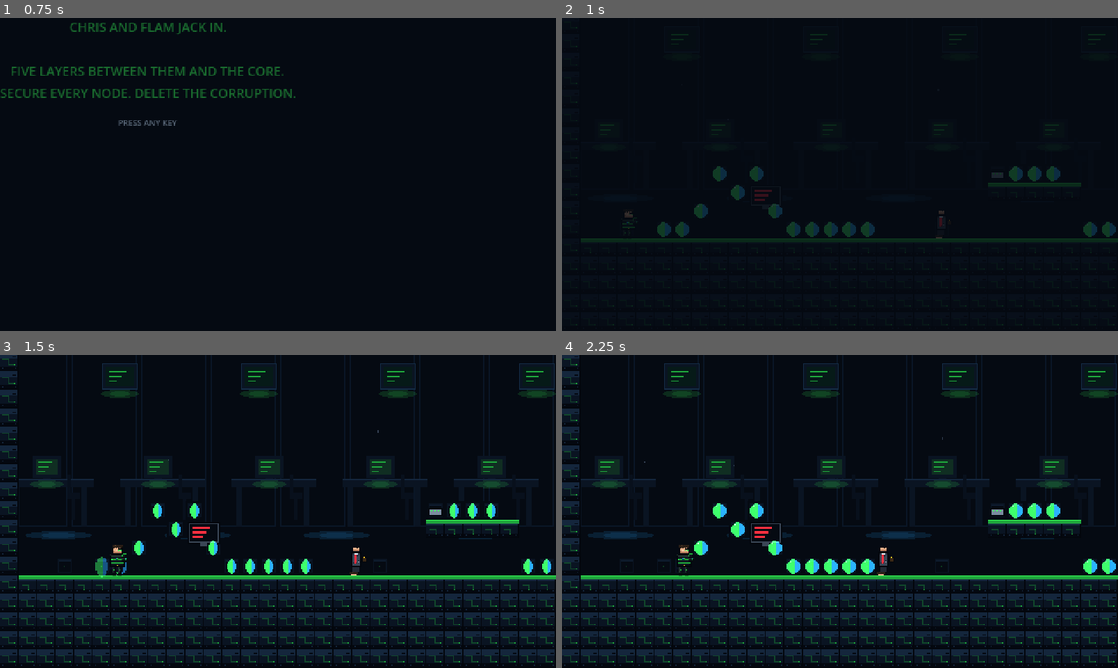
Above: before the commit, frames 1-4 (two rows, left to right).
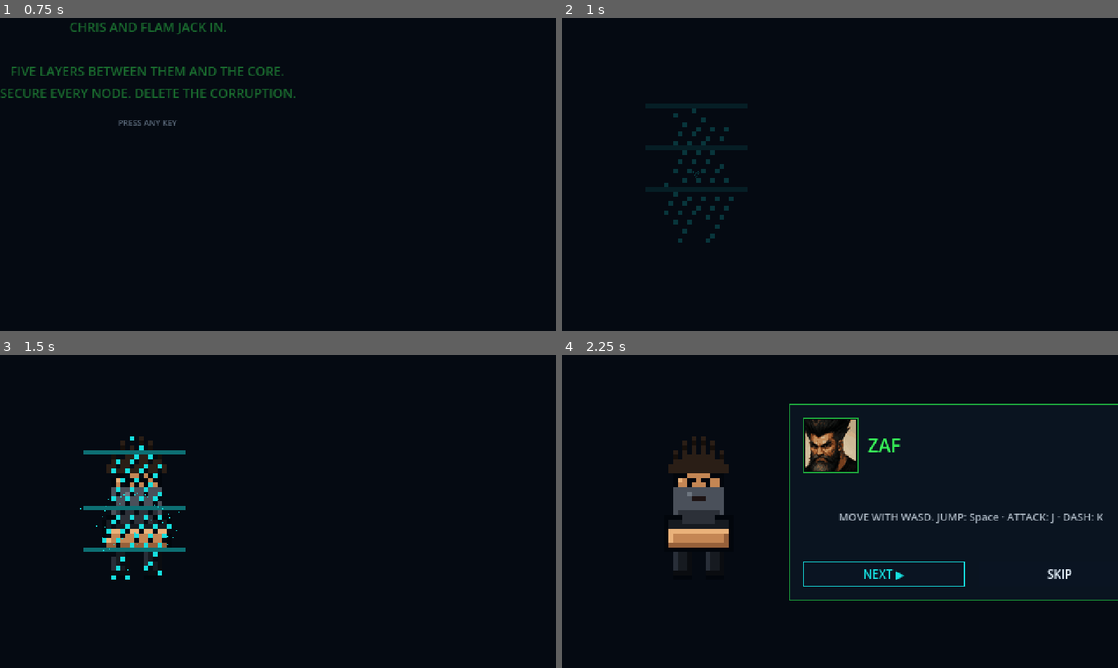
Above: after the commit, the same moments.

Repository: Flam-John/Credia-Guardians
Game: Godot game, scene res://scenes/ui/intro_cutscene.tscn
Two runs of this game, one before a commit and one after it. Both use one fixed random seed, a clock stepped at 60 frames per second and the inputs below. This scene is started directly instead of the project's main scene.
Inputs (mouse positions are in pixels of both pictures, inside the frame that each line leads up to):
- Up to frame 1 (0.75 s): tap Enter at 0.5 s; move the mouse to (400, 158) at 0.52 s; hold D (move_right) from 0.53 s (still down); tap J (attack) at 0.6 s; click (400, 158) at 0.67 s
- Up to frame 2 (1 s): keep holding D (move_right); tap Space (jump) at 0.77 s; tap K (dash) at 0.8 s
- Up to frame 3 (1.5 s): tap Space (jump) at 1.07 s; release D (move_right) at 1.25 s; drag from (166, 527) to (433, 511) at 1.27 s
- Up to frame 4 (2.25 s): click (884, 574) at 2 s, where only the run after the commit has a clickable "NEXT ▶"

Frame 1 is identical in both runs. In frame 2, 3.8% of the frame differs, in the area x 2-100%, y 2-99%; in frame 3, 19%; in frame 4, 21%, in the area x 0-100%, y 0-100%.

Commit message:
feat: Zaf tutorial cutscene after intro on new runs
Zaf - Chris & Flam's boss - materializes out of the system right after
the intro on NEW GAME (solo or co-op), walks through controls/goal/
collectibles across 5 pages (NEXT/SKIP), then dissolves back into code
and launches stage 1. CONTINUE never sees him (only reachable via the
intro, which only fresh saves visit).

- pixel Zaf sheet (32x32): 6-frame digital materialize (pixel-threshold
  reveal with a cyan resolve pass + roaming glitch scanlines, reversed
  to depart), 4-frame idle, 4-frame talk (crossed arms / gesture, mouth
  flash) - tools/artgen/generate_placeholders.py gen_zaf_sheet
- dialog portrait extracted from the user's Zaf concept art (Downloads),
  same cover-crop pipeline as the hero portraits - extract_from_key_art
  make_zaf_portrait, wired into generate_placeholders main() with the
  same fallback-to-committed-art guard as Chris/Flam when the source
  photo is missing
- zaf_tutorial.gd: Timer-driven phase machine (ENTER/TALK/LEAVE), cyan
  CPUParticles2D burst on each transition, ai_teleport sfx, controls
  page reads LIVE key bindings (P2's too, in co-op) via SettingsApplier
  - stage_launcher Callable test seam (RespawnController.scene_router
  pattern) so tests never trigger a real scene change
- 6 new tests (materialize gating, next/skip -> exactly one launch,
  idempotent finish, live key text, co-op page) + added to the
  screen-instantiation smoke test
- EL/EN strings for all 5 pages + NEXT/SKIP

Diff:
--- a/assets/i18n/translations.csv
+++ b/assets/i18n/translations.csv
@@ -119,3 +119,11 @@
 — P2 KEYS (CO-OP) —,— P2 KEYS (CO-OP) —,— ΠΛΗΚΤΡΑ P2 (CO-OP) —
 CO-OP,CO-OP,CO-OP
 SOLO,SOLO,SOLO
+ZAF_1,I AM ZAF. YOUR BOSS. THE BANK IS UNDER ATTACK — SO LISTEN UP.,ΕΙΜΑΙ Ο ZAF. ΤΟ ΑΦΕΝΤΙΚΟ ΣΑΣ. Η ΤΡΑΠΕΖΑ ΔΕΧΕΤΑΙ ΕΠΙΘΕΣΗ — ΑΚΟΥΣΤΕ ΠΡΟΣΕΚΤΙΚΑ.
+ZAF_2,MOVE WITH WASD. JUMP: %s · ATTACK: %s · DASH: %s,ΚΙΝΗΣΗ ΜΕ WASD. ΑΛΜΑ: %s · ΕΠΙΘΕΣΗ: %s · DASH: %s
+ZAF_2_COOP,P2 MOVES WITH THE ARROWS. JUMP: %s · ATTACK: %s,Ο P2 ΚΙΝΕΙΤΑΙ ΜΕ ΤΑ ΒΕΛΑΚΙΑ. ΑΛΜΑ: %s · ΕΠΙΘΕΣΗ: %s
+ZAF_3,TURN ON EVERY GREEN NODE. THEY UNLOCK THE VAULT DOOR AT THE END OF EACH STAGE.,ΕΝΕΡΓΟΠΟΙΗΣΤΕ ΟΛΟΥΣ ΤΟΥΣ ΠΡΑΣΙΝΟΥΣ ΚΟΜΒΟΥΣ. ΑΝΟΙΓΟΥΝ ΤΗΝ ΠΟΡΤΑ ΤΟΥ ΘΗΣΑΥΡΟΦΥΛΑΚΙΟΥ ΣΤΟ ΤΕΛΟΣ ΚΑΘΕ ΠΙΣΤΑΣ.
+ZAF_4,GRAB THE COINS. COFFEE HEALS YOU. USB KEYS OPEN LOCKED GATES. STOMP OR STRIKE THE CORRUPT BANKERS.,ΜΑΖΕΨΤΕ ΤΑ ΝΟΜΙΣΜΑΤΑ. Ο ΚΑΦΕΣ ΣΑΣ ΓΙΑΤΡΕΥΕΙ. ΤΑ USB ΚΛΕΙΔΙΑ ΑΝΟΙΓΟΥΝ ΚΛΕΙΔΩΜΕΝΕΣ ΠΥΛΕΣ. ΠΑΤΗΣΤΕ Ή ΧΤΥΠΗΣΤΕ ΤΟΥΣ ΔΙΕΦΘΑΡΜΕΝΟΥΣ ΤΡΑΠΕΖΙΤΕΣ.
+ZAF_5,CLEAR ALL 5 STAGES. BEAT THE CEO. SECURE OUR BANK. NOW GO!,ΚΑΘΑΡΙΣΤΕ ΚΑΙ ΤΙΣ 5 ΠΙΣΤΕΣ. ΝΙΚΗΣΤΕ ΤΟΝ CEO. ΑΣΦΑΛΙΣΤΕ ΤΗΝ ΤΡΑΠΕΖΑ ΜΑΣ. ΕΜΠΡΟΣ!
+NEXT ▶,NEXT ▶,ΕΠΟΜΕΝΟ ▶
+SKIP,SKIP,ΠΑΡΑΛΕΙΨΗ
--- /dev/null
+++ b/scenes/ui/zaf_tutorial.tscn
@@ -0,0 +1,6 @@
+[gd_scene load_steps=2 format=3]
+
+[ext_resource type="Script" path="res://src/ui/zaf_tutorial.gd" id="1"]
+
+[node name="ZafTutorial" type="Control"]
+script = ExtResource("1")
--- a/src/ui/intro_cutscene.gd
+++ b/src/ui/intro_cutscene.gd
@@ -26,7 +26,9 @@
 	_index += 1
 	if _index >= PANELS.size():
 		set_process_unhandled_input(false) # no double-launch
-		GameManager.launch_stage(1, GameManager.character, GameManager.character2)
+		# new runs (the only path through this intro) meet the boss first:
+		# Zaf's tutorial launches stage 1 when he leaves
+		SceneManager.change_scene("res://scenes/ui/zaf_tutorial.tscn")
 	else:
 		_label.text = tr(PANELS[_index])
 		_label.modulate.a = 0.0
--- /dev/null
+++ b/src/ui/zaf_tutorial.gd
@@ -0,0 +1,187 @@
+extends Control
+## Zaf — Chris & Flam's boss — materializes out of the system after the
+## intro on NEW runs (solo or co-op), walks the rookies through the basics
+## (NEXT/SKIP), then dissolves back into code and launches stage 1.
+
+signal finished # tests listen here; the default handler launches stage 1
+
+## Tests inject a spy here instead of a real scene change (same pattern as
+## RespawnController.scene_router). Defaults to the real launch.
+var stage_launcher: Callable = Callable()
+
+const SHEET := preload("res://assets/art/characters/zaf_sheet.png")
+const PORTRAIT := preload("res://assets/art/characters/zaf_portrait.png")
+const FRAME := 32
+const MATERIALIZE_FRAMES := 6
+const TICK := 0.11
+
+enum Phase { ENTER, TALK, LEAVE }
+
+var _pages: Array[String] = []
+var _index := 0
+var _phase := Phase.ENTER
+var _anim := 0
+var _launched := false
+
+var _sprite: TextureRect
+var _atlas: AtlasTexture
+var _panel: Control
+var _text: Label
+var _sparks: CPUParticles2D
+
+
+func _ready() -> void:
+	UIKit.fill_background(self)
+	_pages = [
+		tr("ZAF_1"),
+		_controls_page(),
+		tr("ZAF_3"),
+		tr("ZAF_4"),
+		tr("ZAF_5"),
+	]
+
+	# Zaf, big, left of center — starts on the first materialize frame
+	_atlas = AtlasTexture.new()
+	_atlas.atlas = SHEET
+	_atlas.region = Rect2(0, 0, FRAME, FRAME)
+	_sprite = TextureRect.new()
+	_sprite.texture = _atlas
+	_sprite.texture_filter = CanvasItem.TEXTURE_FILTER_NEAREST
+	_sprite.stretch_mode = TextureRect.STRETCH_SCALE
+	_sprite.size = Vector2(128, 128)
+	_sprite.position = Vector2(52, 70)
+	add_child(_sprite)
+
+	# cyan code-sparks around the materialization point
+	_sparks = CPUParticles2D.new()
+	_sparks.position = _sprite.position + _sprite.size / 2.0
+	_sparks.amount = 40
+	_sparks.lifetime = 0.7
+	_sparks.one_shot = true
+	_sparks.explosiveness = 0.8
+	_sparks.direction = Vector2.UP
+	_sparks.spread = 180.0
+	_sparks.initial_velocity_min = 30.0
+	_sparks.initial_velocity_max = 90.0
+	_sparks.gravity = Vector2(0, 40)
+	_sparks.color = Color(0.09, 0.88, 0.88)
+	add_child(_sparks)
+	_sparks.emitting = true
+
+	_build_panel()
+	_panel.visible = false # Zaf materializes first, then talks
+
+	var ticker := Timer.new()
+	ticker.wait_time = TICK
+	ticker.autostart = true
+	ticker.timeout.connect(_tick)
+	add_child(ticker)
+	AudioManager.play_sfx("ai_teleport")
+
+
+func _build_panel() -> void:
+	var portrait := TextureRect.new()
+	var pt := AtlasTexture.new()
+	pt.atlas = PORTRAIT
+	pt.region = Rect2(0, 0, 48, 48)
+	portrait.texture = pt
+	portrait.texture_filter = CanvasItem.TEXTURE_FILTER_NEAREST
+	portrait.stretch_mode = TextureRect.STRETCH_KEEP
+	var header := HBoxContainer.new()
+	header.add_theme_constant_override(&"separation", 8)
+	header.add_child(portrait)
+	header.add_child(UIKit.title("ZAF", 16))
+
+	_text = UIKit.caption(_pages[0], 9, UIKit.WHITE)
+	_text.custom_minimum_size = Vector2(210, 64)
+	_text.autowrap_mode = TextServer.AUTOWRAP_WORD_SMART
+	_text.vertical_alignment = VERTICAL_ALIGNMENT_CENTER
+
+	var buttons := HBoxContainer.new()
+	buttons.alignment = BoxContainer.ALIGNMENT_CENTER
+	buttons.add_theme_constant_override(&"separation", 12)
+	buttons.add_child(UIKit.button(tr("NEXT ▶"), _on_next))
+	buttons.add_child(UIKit.button(tr("SKIP"), _depart))
+
+	var column := UIKit.menu_column([header, _text, buttons])
+	var framed := UIKit.framed_panel(column)
+	framed.position = Vector2(196, 42)
+	_panel = framed
+	add_child(_panel)
+
+
+## Controls page with the CURRENT key bindings (and P2's in co-op).
+func _controls_page() -> String:
+	var text := tr("ZAF_2") % [
+		SettingsApplier.key_label(&"jump"),
+		SettingsApplier.key_label(&"attack"),
+		SettingsApplier.key_label(&"dash")]
+	if GameManager.is_coop():
+		text += "\n" + tr("ZAF_2_COOP") % [
+			SettingsApplier.p2_key_label(&"jump"),
+			SettingsApplier.p2_key_label(&"attack")]
+	return text
+
+
+func _tick() -> void:
+	match _phase:
+		Phase.ENTER:
+			_anim += 1
+			if _anim >= MATERIALIZE_FRAMES:
+				_phase = Phase.TALK
+				_anim = 0
+				_panel.visible = true
+				UIKit.grab_first_focus(_panel)
+			else:
+				_atlas.region = Rect2(_anim * FRAME, 0, FRAME, FRAME)
+		Phase.TALK:
+			# talk loop while a page is up
+			_atlas.region = Rect2((_anim % 4) * FRAME, 2 * FRAME, FRAME, FRAME)
+			_anim += 1
+		Phase.LEAVE:
+			_anim -= 1
+			if _anim < 0:
+				_sprite.visible = false
+				_finish()
+			else:
+				_atlas.region = Rect2(_anim * FRAME, 0, FRAME, FRAME)
+
+
+func _on_next() -> void:
+	_index += 1
+	if _index >= _pages.size():
+		_depart()
+		return
+	_text.text = _pages[_index]
+	_text.modulate.a = 0.0
+	create_tween().tween_property(_text, "modulate:a", 1.0, 0.25)
+
+
+## Zaf dissolves back into the system (materialize frames reversed).
+func _depart() -> void:
+	if _phase == Phase.LEAVE:
+		return
+	_phase = Phase.LEAVE
+	_anim = MATERIALIZE_FRAMES - 1
+	_panel.visible = false
+	_sparks.restart()
+	AudioManager.play_sfx("ai_teleport")
+
+
+func _finish() -> void:
+	if _launched:
+		return
+	_launched = true
+	finished.emit()
+	if stage_launcher.is_valid():
+		stage_launcher.call()
+	elif not GameManager.is_stage_running():
+		GameManager.launch_stage(1, GameManager.character, GameManager.character2)
+
+
+func _unhandled_input(event: InputEvent) -> void:
+	if _phase != Phase.TALK:
+		return
+	if event.is_action_pressed(&"ui_cancel"):
+		accept_event()
+		_depart()
--- a/tests/unit/test_menu_screens.gd
+++ b/tests/unit/test_menu_screens.gd
@@ -17,6 +17,7 @@
 	"res://scenes/ui/character_select.tscn",
 	"res://scenes/ui/options_menu.tscn",
 	"res://scenes/ui/game_over.tscn",
+	"res://scenes/ui/zaf_tutorial.tscn",
 ]
 
 
--- /dev/null
+++ b/tests/unit/test_zaf_tutorial.gd
@@ -0,0 +1,90 @@
+extends GutTest
+## Zaf's post-intro tutorial: materialize -> talk (NEXT/SKIP) -> dissolve,
+## then launches stage 1. Ticks are driven directly (not via the real
+## Timer) so the test doesn't depend on wall-clock idle time.
+
+const SCENE := preload("res://scenes/ui/zaf_tutorial.tscn")
+
+
+func before_all() -> void:
+	SaveManager.redirect_for_tests("user://test_saves", "user://test_settings.cfg")
+
+
+func after_all() -> void:
+	SaveManager.restore_default_paths()
+
+
+func after_each() -> void:
+	GameManager.character2 = &""
+
+
+func _spawn() -> Control:
+	var zaf: Control = SCENE.instantiate()
+	var launched := {"count": 0}
+	zaf.stage_launcher = func() -> void: launched.count += 1
+	zaf.set_meta(&"launched", launched)
+	add_child_autofree(zaf)
+	return zaf
+
+
+func test_materializes_before_showing_the_panel() -> void:
+	var zaf := _spawn()
+	assert_eq(zaf._phase, zaf.Phase.ENTER)
+	assert_false(zaf._panel.visible, "Zaf appears before the dialog shows")
+	for i in zaf.MATERIALIZE_FRAMES:
+		zaf._tick()
+	assert_eq(zaf._phase, zaf.Phase.TALK)
+	assert_true(zaf._panel.visible)
+
+
+func test_next_advances_pages_then_skip_departs_and_launches() -> void:
+	var zaf := _spawn()
+	for i in zaf.MATERIALIZE_FRAMES:
+		zaf._tick()
+	var page_count: int = zaf._pages.size()
+	assert_gt(page_count, 1, "there is more than one tutorial page")
+	for i in page_count - 1:
+		zaf._on_next()
+	assert_eq(zaf._index, page_count - 1, "advanced through every page")
+	zaf._on_next() # past the last page: departs on its own
+	assert_eq(zaf._phase, zaf.Phase.LEAVE)
+	for i in zaf.MATERIALIZE_FRAMES + 1:
+		zaf._tick()
+	var launched: Dictionary = zaf.get_meta(&"launched")
+	assert_eq(launched.count, 1, "stage launcher fired exactly once")
+
+
+func test_skip_departs_immediately_from_talk() -> void:
+	var zaf := _spawn()
+	for i in zaf.MATERIALIZE_FRAMES:
+		zaf._tick()
+	zaf._depart()
+	assert_eq(zaf._phase, zaf.Phase.LEAVE)
+	for i in zaf.MATERIALIZE_FRAMES + 1:
+		zaf._tick()
+	var launched: Dictionary = zaf.get_meta(&"launched")
+	assert_eq(launched.count, 1)
+
+
+func test_finish_is_idempotent() -> void:
+	var zaf := _spawn()
+	zaf._phase = zaf.Phase.LEAVE
+	zaf._anim = 0
+	zaf._tick() # anim -> -1, calls _finish()
+	zaf._finish() # a stray second call must not double-launch
+	var launched: Dictionary = zaf.get_meta(&"launched")
+	assert_eq(launched.count, 1, "_finish is idempotent")
+
+
+func test_controls_page_lists_current_keys() -> void:
+	var zaf := _spawn()
+	var page: String = zaf._controls_page()
+	assert_string_contains(page, SettingsApplier.key_label(&"jump"))
+	assert_string_contains(page, SettingsApplier.key_label(&"attack"))
+
+
+func test_controls_page_adds_p2_keys_in_coop() -> void:
+	GameManager.character2 = &"flam"
+	var zaf := _spawn()
+	var page: String = zaf._controls_page()
+	assert_string_contains(page, SettingsApplier.p2_key_label(&"jump"))
Binary file added: assets/art/characters/zaf_portrait.png
Not shown, added: assets/art/characters/zaf_portrait.png.import
Binary file added: assets/art/characters/zaf_sheet.png
Not shown, added: assets/art/characters/zaf_sheet.png.import
Binary file changed: assets/i18n/translations.el.translation
Binary file changed: assets/i18n/translations.en.translation
Not shown, added: src/ui/zaf_tutorial.gd.uid
Not shown, added: tests/unit/test_zaf_tutorial.gd.uid
Not shown, changed: tools/artgen/extract_from_key_art.py
Not shown, changed: tools/artgen/generate_placeholders.py
